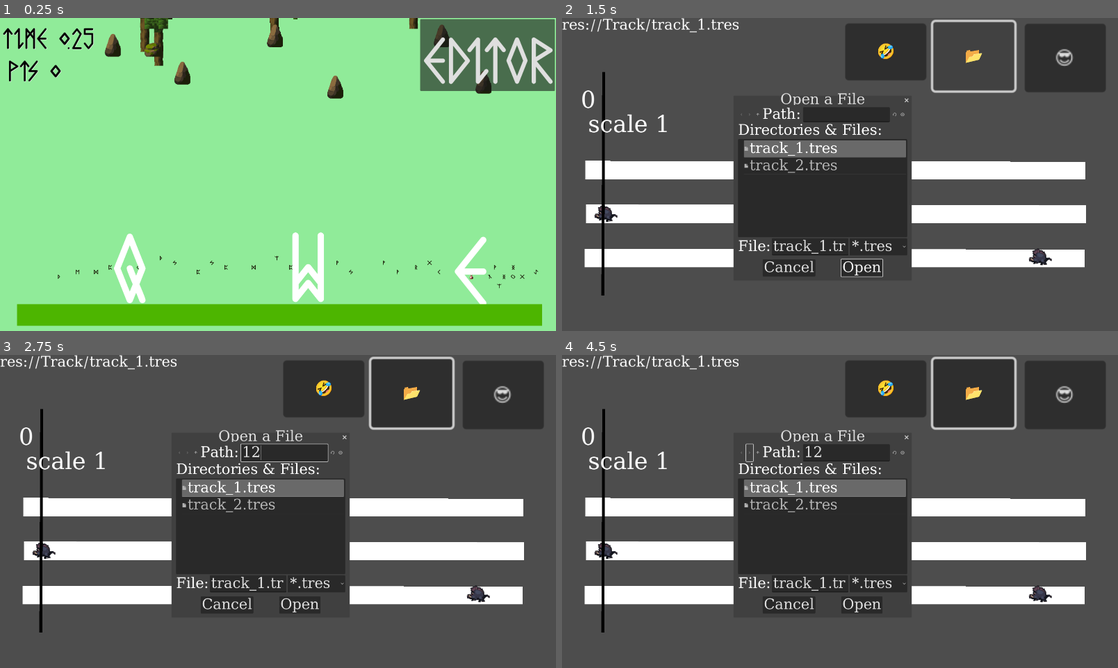
Above: before the commit, frames 1-4 (two rows, left to right).
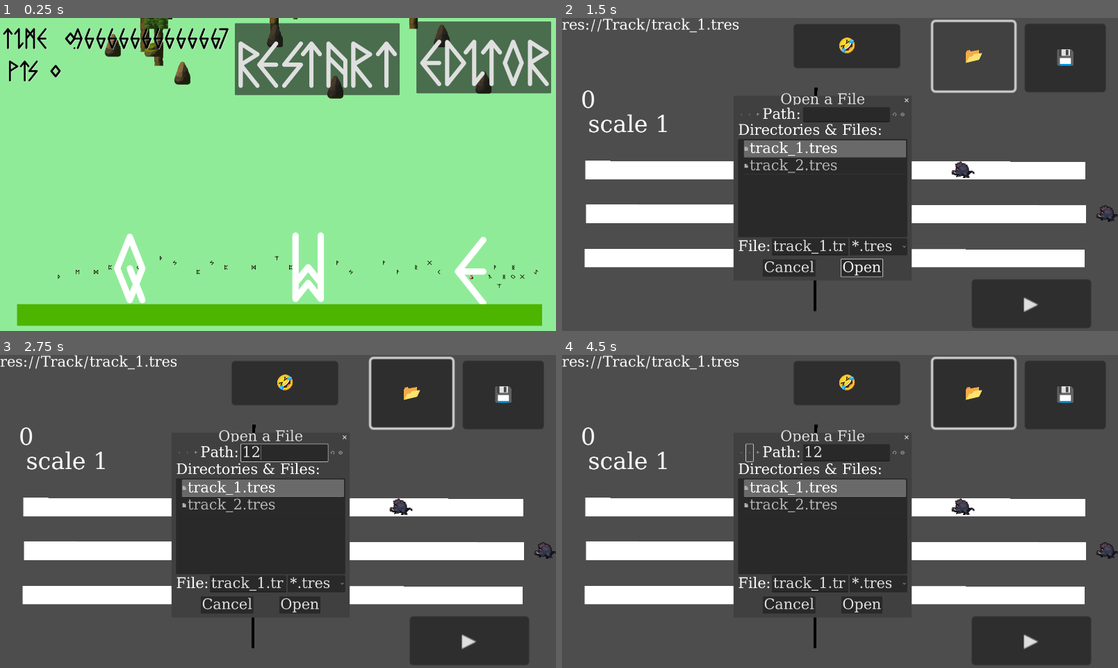
Above: after the commit, the same moments.

Repository: NamespaceV/LudumDare2024
Game: Godot game, scene res://main_scene.tscn
Same seed, same stepped clock (60 frames per second), same inputs: the game is played once before the commit and once after it.
Inputs (mouse positions are in pixels of both pictures, inside the frame that each line leads up to):
- Up to frame 1 (0.25 s): no input
- Up to frame 2 (1.5 s): click "EDITOR" at 0.5 s; click "📂" at 1.25 s
- Up to frame 3 (2.75 s): click (283, 452) at 2.02 s; type "12" at 2.1 s
- Up to frame 4 (4.5 s): click "😎" (after the commit: "💾") at 2.75 s; click (1029, 639) at 3.5 s, where only the run after the commit has a clickable "▶️"; click (751, 452) at 4.25 s

The runs differ from the first frame. In frame 1, 10% of the frame differs, in the area x 10-100%, y 0-25%; in frame 2, 7.0%; in frame 3, 7.0%; in frame 4, 7.0%.

Commit message:
its alive

Diff:
--- a/Editor/editor.gd
+++ b/Editor/editor.gd
@@ -74,7 +74,7 @@
 		time_scale *= 2
 	if Input.is_action_just_pressed("edit_sync_to_scale"):
 		time_offset = floorf(time_offset)
-	$Lanes/Enemies.position.x = - time_offset * PIXELS_PER_SECOND
+	$Lanes/Enemies.position.x = 733 - time_offset * PIXELS_PER_SECOND
 	for i in range(MainGame.inputs.size()):
 		var ch = MainGame.inputs[i]
 		if Input.is_action_just_pressed(ch):
@@ -89,4 +89,8 @@
 	open_track(path)
 
 func _on_save_button__pressed():
+	track.sort()
 	ResourceSaver.save(track)
+
+func _on_button_play_pressed():
+	get_tree().change_scene_to_file("res://main_scene.tscn")
--- a/Editor/editor.tscn
+++ b/Editor/editor.tscn
@@ -96,7 +96,8 @@
 position = Vector2(148, 524)
 
 [node name="Line2D" type="Line2D" parent="."]
-points = PackedVector2Array(144, 186, 141, 958)
+position = Vector2(733, 54)
+points = PackedVector2Array(144, 186, 143.815, 233.598, 141, 958)
 default_color = Color(0, 0, 0, 1)
 
 [node name="TimeOffset" type="Label" parent="."]
@@ -117,10 +118,10 @@
 text = "📂"
 
 [node name="Button3" type="Button" parent="."]
-offset_left = 978.0
-offset_top = 19.0
-offset_right = 1048.0
-offset_bottom = 68.0
+offset_left = 800.0
+offset_top = 21.0
+offset_right = 892.0
+offset_bottom = 59.0
 scale = Vector2(4, 4)
 text = "🤣"
 
@@ -130,7 +131,15 @@
 offset_right = 1668.0
 offset_bottom = 79.0
 scale = Vector2(4, 4)
-text = "😎"
+text = "💾"
+
+[node name="Button4" type="Button" parent="."]
+offset_left = 1415.0
+offset_top = 902.0
+offset_right = 1518.0
+offset_bottom = 944.0
+scale = Vector2(4, 4)
+text = "▶️"
 
 [node name="FileDialog" type="FileDialog" parent="."]
 title = "Open a File"
@@ -145,4 +154,5 @@
 
 [connection signal="pressed" from="Button" to="." method="_on_open_button_pressed"]
 [connection signal="pressed" from="Button2" to="." method="_on_save_button__pressed"]
+[connection signal="pressed" from="Button4" to="." method="_on_button_play_pressed"]
 [connection signal="file_selected" from="FileDialog" to="." method="_on_file_dialog_file_selected"]
--- a/Enemy/Enemy.gd
+++ b/Enemy/Enemy.gd
@@ -1,7 +1,8 @@
 class_name Enemy
 extends Node2D
 
-const TRACK_TIME_OFFSET_SECONDS = 0.6 # sec
+const SPEED = 0.5
+const TRACK_TIME_OFFSET_SECONDS = 0.6 / SPEED # sec
 const TOLERANCE_SECONDS = 0.1
 
 var p:Path2D
@@ -13,7 +14,7 @@
 	$AnimatedSprite2D.play()
 
 func _process(delta):
-	pct += delta
+	pct += delta * SPEED
 	position = p.position + p.scale * p.curve.sample(0,pct)
 	$AnimatedSprite2D/Label.text = str(int(pct * 100))
 	if pct > 1:
@@ -21,7 +22,7 @@
 		queue_free()
 
 func near_kill_zone():
-	return abs(pct - TRACK_TIME_OFFSET_SECONDS) < TOLERANCE_SECONDS
+	return abs(pct/SPEED - TRACK_TIME_OFFSET_SECONDS) < TOLERANCE_SECONDS
 
 func kill():
 	hide()
--- a/MainGame/MainGame.gd
+++ b/MainGame/MainGame.gd
@@ -28,33 +28,67 @@
 
 @export var enemies = [] # Array[Array[Enemy]]
 
+const AFTER_LAST_NOTE_DELAY = 1
+
 var idx:int
 
 const inputs = ["q","w","e"]
 
-func reset_stats():
+func clear_enemies():
+	for lane in enemies:
+		for e in lane:
+			if not is_instance_valid(e):
+				continue
+			e.kill()
+	enemies.clear()
+	for _i in range(inputs.size()):
+		enemies.append([])
+
+func reset_level():
 	hp = 100
 	points = 0
+	song_time = - Enemy.TRACK_TIME_OFFSET_SECONDS
+	idx = 0
+	$WIN.hide()
+	$FAIL.hide()
+	clear_enemies()
 
 func _ready():
 	base_position = position
-	for _i in range(inputs.size()):
-		enemies.append([])
+	reset_level()
 
 func _process(delta):
-	song_time += delta
 	$HpBar.value = hp
 	$"../Timer".text = "Time: " + str(song_time) +"\n Pts: " + str(int(points))
-	if go_down:
-		position = base_position + amplitude * clampf(song_time/0.5, 0,1)
 
+	if hp <= 0:
+		$FAIL.show()
+		return
+
+	if idx > track.notes.size():
+		return
+
+	if idx == track.notes.size() and \
+			song_time > track.notes[idx-1].offset + \
+			Enemy.TRACK_TIME_OFFSET_SECONDS + AFTER_LAST_NOTE_DELAY:
+		points += hp * 15
+		idx += 1
+		$WIN.show()
+		return
+
+	song_time += delta
+	process_input()
+#	if go_down:
+#		position = base_position + amplitude * clampf(song_time/0.5, 0,1)
+	check_spawn_enemies_and_idx()
+
+func process_input():
 	for i in range(inputs.size()):
 		if Input.is_action_just_pressed(inputs[i]):
 			spawn_explosion(i)
 
+func check_spawn_enemies_and_idx():
 	if idx >= track.notes.size():
-		idx = 0
-		song_time = -2
 		return
 
 	if song_time > track.notes[idx].offset - Enemy.TRACK_TIME_OFFSET_SECONDS:
@@ -82,8 +116,8 @@
 
 		if e.near_kill_zone():
 			points += 100
+			e.kill()
 			ex.hit()
-			e.kill()
 	for _e in to_remove:
 		lane.remove_at(lane.find(_e))
 
@@ -95,6 +129,8 @@
 
 func enemy_run_away():
 	hp -= 10
+	if hp <= 0:
+		$FAIL.show()
 
 func _on_play_button_pressed():
 	go_down = true
@@ -105,3 +141,7 @@
 
 func _on_button_pressed():
 	get_tree().change_scene_to_file("res://Editor/editor.tscn")
+
+
+func _on_button_restart_pressed():
+	reset_level()
--- a/Track/track.gd
+++ b/Track/track.gd
@@ -1,4 +1,7 @@
 class_name TrackR
 extends Resource
 
-@export var notes: Array[TrackPointR]
+@export var notes: Array[TrackPointR] # must be sorted
+
+func sort():
+	notes.sort_custom(func gt(a,b): return a.offset < b.offset)
--- a/Track/track_1.tres
+++ b/Track/track_1.tres
@@ -1,31 +1,16 @@
-[gd_resource type="Resource" script_class="TrackR" load_steps=15 format=3]
+[gd_resource type="Resource" script_class="TrackR" load_steps=16 format=3 uid="uid://vd61lx7tgld8"]
 
 [ext_resource type="Script" path="res://Track/track.gd" id="1_6es1o"]
 [ext_resource type="Script" path="res://Track/track_point.gd" id="1_e3yqp"]
 
-[sub_resource type="Resource" id="Resource_iq1a7"]
-script = ExtResource("1_e3yqp")
-offset = 7.75
-notes = "q"
-
-[sub_resource type="Resource" id="Resource_ymtbn"]
-script = ExtResource("1_e3yqp")
-offset = 7.5
-notes = "q"
-
-[sub_resource type="Resource" id="Resource_8bw63"]
-script = ExtResource("1_e3yqp")
-offset = 7.25
-notes = "q"
-
-[sub_resource type="Resource" id="Resource_oudaf"]
-script = ExtResource("1_e3yqp")
-offset = 6.5
-notes = "w"
-
 [sub_resource type="Resource" id="Resource_g8il6"]
 script = ExtResource("1_e3yqp")
 offset = 0.0
+notes = "w"
+
+[sub_resource type="Resource" id="Resource_qx7py"]
+script = ExtResource("1_e3yqp")
+offset = 0.5
 notes = "w"
 
 [sub_resource type="Resource" id="Resource_g32ei"]
@@ -58,11 +43,31 @@
 offset = 6.0
 notes = "w"
 
+[sub_resource type="Resource" id="Resource_oudaf"]
+script = ExtResource("1_e3yqp")
+offset = 6.5
+notes = "w"
+
 [sub_resource type="Resource" id="Resource_fkn47"]
 script = ExtResource("1_e3yqp")
 offset = 7.0
 notes = "q"
 
+[sub_resource type="Resource" id="Resource_8bw63"]
+script = ExtResource("1_e3yqp")
+offset = 7.25
+notes = "q"
+
+[sub_resource type="Resource" id="Resource_ymtbn"]
+script = ExtResource("1_e3yqp")
+offset = 7.5
+notes = "q"
+
+[sub_resource type="Resource" id="Resource_iq1a7"]
+script = ExtResource("1_e3yqp")
+offset = 7.75
+notes = "q"
+
 [resource]
 script = ExtResource("1_6es1o")
-notes = Array[ExtResource("1_e3yqp")]([SubResource("Resource_iq1a7"), SubResource("Resource_ymtbn"), SubResource("Resource_8bw63"), SubResource("Resource_oudaf"), SubResource("Resource_g8il6"), SubResource("Resource_g32ei"), SubResource("Resource_tgawr"), SubResource("Resource_lxvr1"), SubResource("Resource_hfrk7"), SubResource("Resource_5j6qf"), SubResource("Resource_kepud"), SubResource("Resource_fkn47")])
+notes = Array[ExtResource("1_e3yqp")]([SubResource("Resource_g8il6"), SubResource("Resource_qx7py"), SubResource("Resource_g32ei"), SubResource("Resource_tgawr"), SubResource("Resource_lxvr1"), SubResource("Resource_hfrk7"), SubResource("Resource_5j6qf"), SubResource("Resource_kepud"), SubResource("Resource_oudaf"), SubResource("Resource_fkn47"), SubResource("Resource_8bw63"), SubResource("Resource_ymtbn"), SubResource("Resource_iq1a7")])
--- a/main_scene.tscn
+++ b/main_scene.tscn
@@ -151,6 +151,42 @@
 theme_override_styles/fill = SubResource("StyleBoxFlat_y10gt")
 show_percentage = false
 
+[node name="FAIL" type="Node2D" parent="MainNode"]
+visible = false
+
+[node name="Label4" type="Label" parent="MainNode/FAIL"]
+offset_left = -716.0
+offset_top = 1768.0
+offset_right = 887.0
+offset_bottom = 2132.0
+theme_override_colors/font_color = Color(0.988235, 0, 0, 1)
+theme_override_colors/font_shadow_color = Color(0, 0, 0, 1)
+theme_override_font_sizes/font_size = 300
+text = "SUMMON FAILED"
+
+[node name="WIN" type="Node2D" parent="MainNode"]
+visible = false
+
+[node name="Label5" type="Label" parent="MainNode/WIN"]
+offset_left = -716.0
+offset_top = 1768.0
+offset_right = 887.0
+offset_bottom = 2132.0
+theme_override_colors/font_color = Color(0.193996, 0.424144, 9.62615e-08, 1)
+theme_override_colors/font_shadow_color = Color(0, 0, 0, 1)
+theme_override_font_sizes/font_size = 300
+text = "SUMMON SUCCESS"
+
+[node name="Label6" type="Label" parent="MainNode/WIN"]
+offset_left = -729.0
+offset_top = 1752.0
+offset_right = 895.0
+offset_bottom = 2116.0
+theme_override_colors/font_color = Color(1, 1, 1, 1)
+theme_override_colors/font_shadow_color = Color(0, 0, 0, 1)
+theme_override_font_sizes/font_size = 300
+text = "SUMMON SUCCESS"
+
 [node name="Timer" type="Label" parent="."]
 offset_left = 14.0
 offset_top = 28.0
@@ -162,12 +198,21 @@
 text = "1231232"
 
 [node name="Button" type="Button" parent="."]
-offset_left = 1458.0
-offset_top = 24.0
-offset_right = 1923.0
-offset_bottom = 272.0
+offset_left = 1445.0
+offset_top = 32.0
+offset_right = 1910.0
+offset_bottom = 280.0
 theme_override_font_sizes/font_size = 200
 text = "EDITOR"
 
+[node name="Button2" type="Button" parent="."]
+offset_left = 818.0
+offset_top = 38.0
+offset_right = 1386.0
+offset_bottom = 286.0
+theme_override_font_sizes/font_size = 200
+text = "restart"
+
 [connection signal="pressed" from="MainNode/VBoxContainer/PlayButton" to="MainNode" method="_on_play_button_pressed"]
 [connection signal="pressed" from="Button" to="MainNode" method="_on_button_pressed"]
+[connection signal="pressed" from="Button2" to="MainNode" method="_on_button_restart_pressed"]
